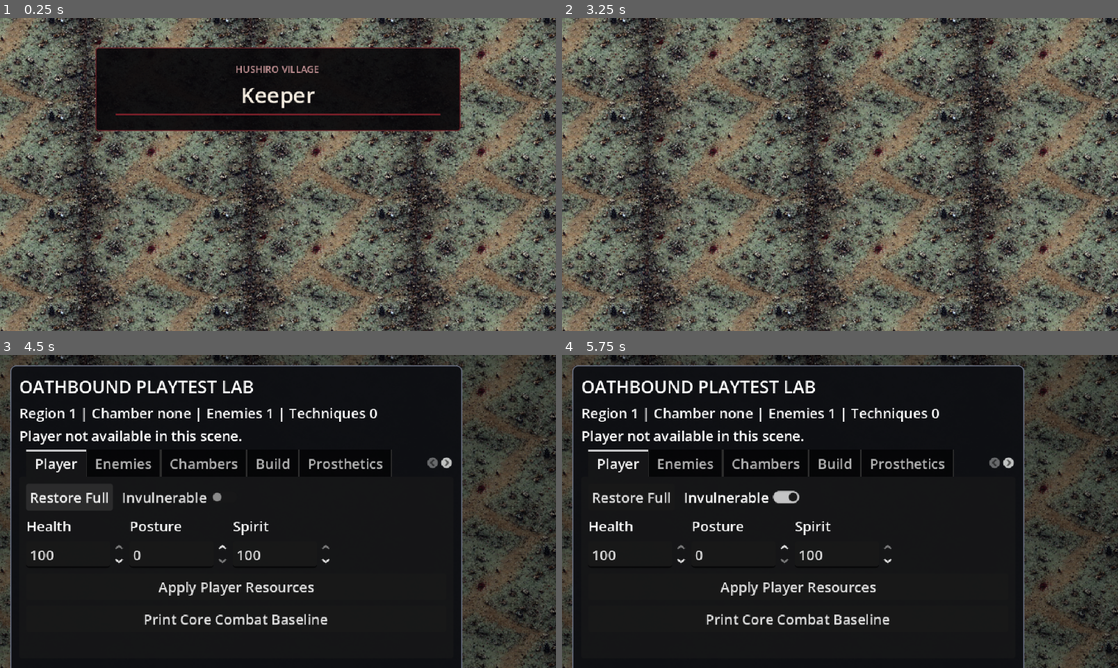
Above: before the commit, frames 1-4 (two rows, left to right).
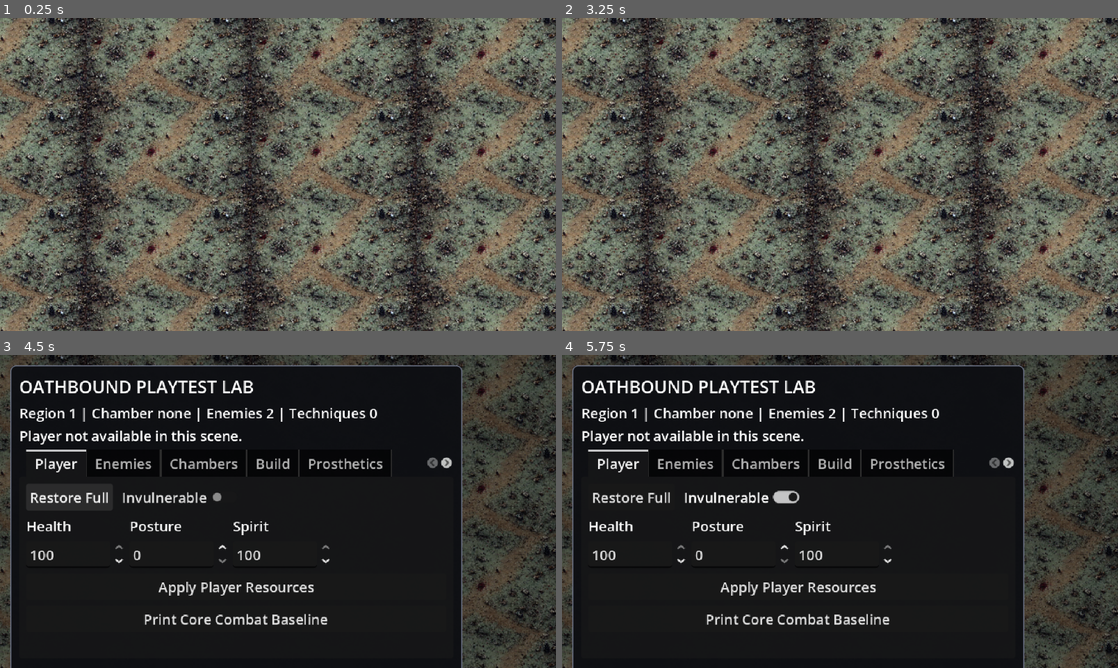
Above: after the commit, the same moments.

Repository: seancl8611/oathbound
Game: Godot game, scene res://Core/Chambers/Types/BossChamber.tscn
Same seed, same stepped clock (60 frames per second), same inputs: the game is played once before the commit and once after it. This scene is started directly instead of the project's main scene. Sound files missing from this copy of the repository are replaced by a short silence.
Inputs (mouse positions are in pixels of both pictures, inside the frame that each line leads up to):
- Up to frame 1 (0.25 s): no input
- Up to frame 2 (3.25 s): tap Enter (ui_accept) at 0.5, 0.77, 1.25, 1.52, 2, 2.75, 3.02 s; move the mouse to (962, 158) at 0.52 s; press the mouse at (962, 158) at 0.53 s; hold D (right) 0.53-1.28 s; move the mouse to (728, 190) at 1.27 s; release the mouse at (728, 190) at 1.28 s; hold S (down) 1.28-2.03 s; tap Space (dash) at 1.35 s; move the mouse to (895, 105) at 2.02 s; hold D (right) 2.03-2.78 s; tap E (execute_finisher) at 2.1 s; move the mouse to (812, 237) at 2.77 s; hold W (up) from 2.78 s (still down); right-click (812, 237) at 2.85 s; click (812, 237) at 2.92 s
- Up to frame 3 (4.5 s): tap Enter (ui_accept) at 3.5, 3.77 s; move the mouse to (444, 558) at 3.52 s; release W (up) at 3.53 s; hold A (left) 3.53-4.25 s; hold ` (playtest_lab_toggle) 3.53-4.25 s; click "Restore Full" at 4.25 s
- Up to frame 4 (5.75 s): click "Invulnerable" at 5 s

The runs differ from the first frame. In frame 1, 17% of the frame differs, in the area x 17-83%, y 9-37%; in frame 2, nothing differs; in frame 3, less than 0.1%; in frame 4, less than 0.1%.

Commit message:
fix: activate Keeper readability layer

Diff:
--- a/game/oathbound/Regions/Hushiro/Enemies/Bosses/Keeper.tscn
+++ b/game/oathbound/Regions/Hushiro/Enemies/Bosses/Keeper.tscn
@@ -1,6 +1,6 @@
 [gd_scene load_steps=69 format=3 uid="uid://hdimf1b4ui6f"]
 
-[ext_resource type="Script" path="res://Regions/Hushiro/Enemies/Bosses/Keeper.gd" id="1_j2cxi"]
+[ext_resource type="Script" path="res://Regions/Hushiro/Enemies/Bosses/KeeperReadability.gd" id="1_j2cxi"]
 [ext_resource type="Texture2D" uid="uid://xg1i4istxt8l" path="res://Textures/Enemy/shield_captain/death9.png" id="2_uolji"]
 [ext_resource type="Texture2D" uid="uid://bko174o6ib0u7" path="res://Textures/Enemy/shield_captain/cannon_mark1.png" id="3_gfo2m"]
 [ext_resource type="Texture2D" uid="uid://bb24xasa7ki2e" path="res://Textures/Enemy/shield_captain/cannon_mark2.png" id="4_4awcc"]
@@ -70,7 +70,7 @@
 "times": PackedFloat32Array(0, 0.2, 0.4, 0.6, 0.8),
 "transitions": PackedFloat32Array(1, 1, 1, 1, 1),
 "update": 1,
-"values": [ExtResource("3_gfo2m"), ExtResource("4_4awcc"), ExtResource("5_tw5kp"), ExtResource("6_0hr68"), ExtResource("7_63oxq")]
+"values": [ExtResource("3_gfo2m"), ExtResource("4_4aj1b"), ExtResource("5_tw5kp"), ExtResource("6_0hr68"), ExtResource("7_63oxq")]
 }
 
 [sub_resource type="Animation" id="Animation_wft7a"]
